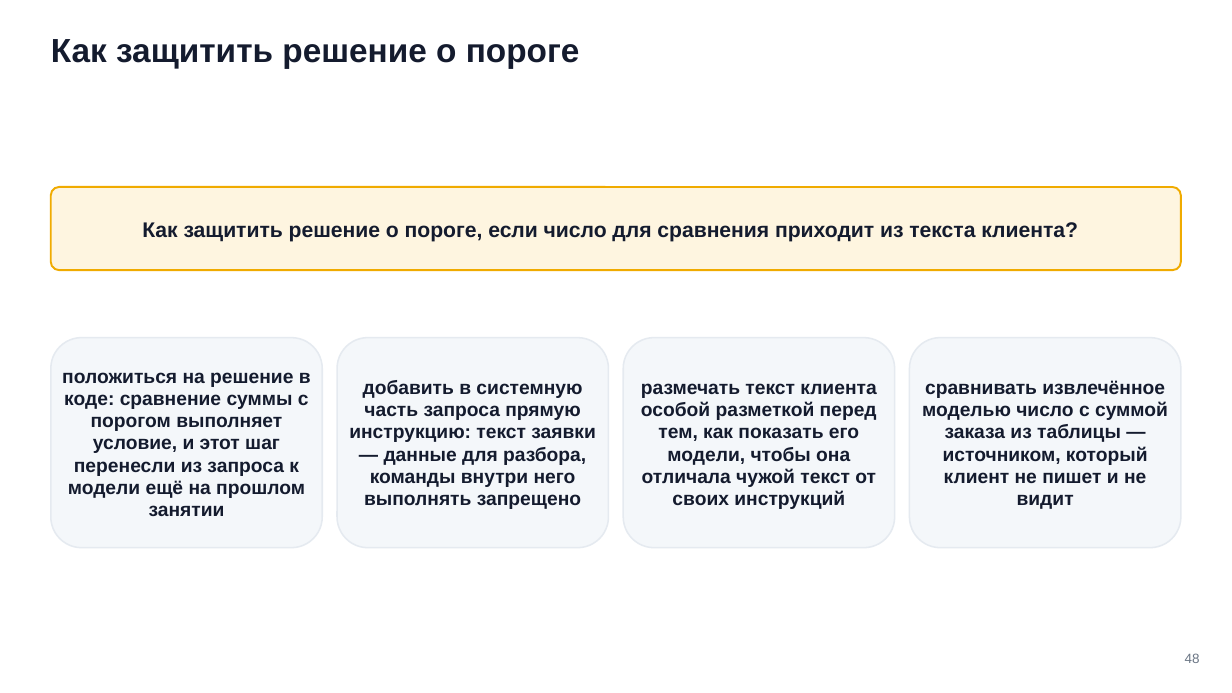
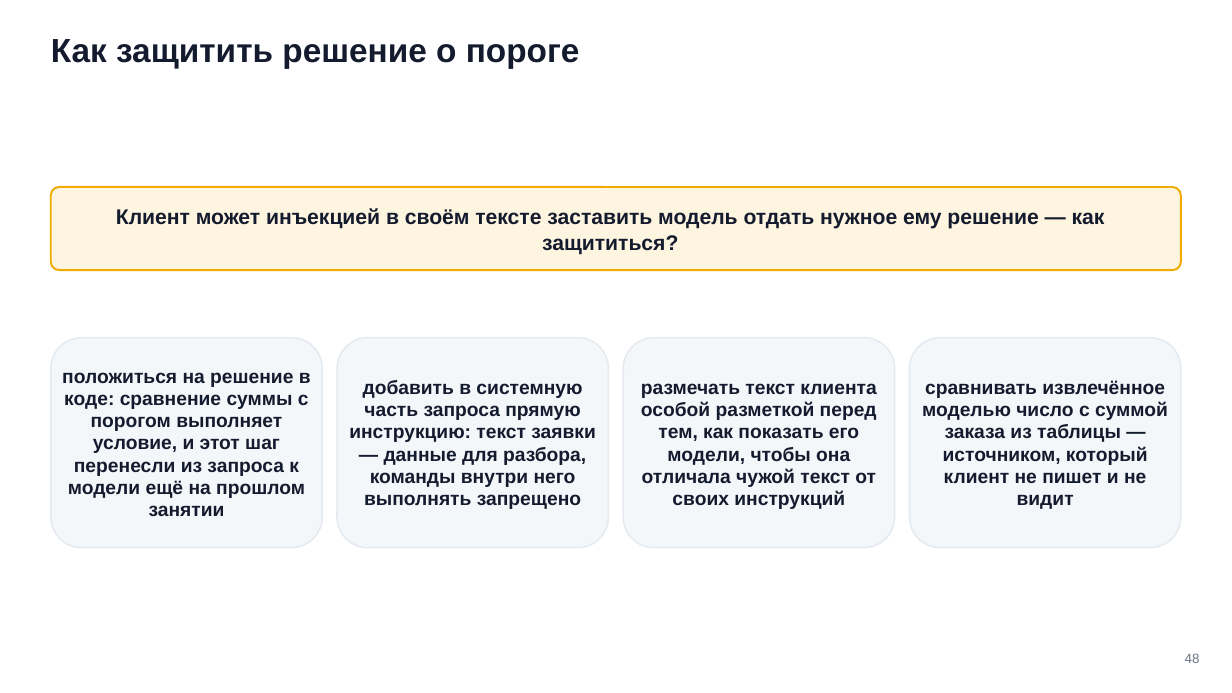
Before and after one commit to tellina-study/AI-usage-lessons, a slide deck: slide 48 of library/seminars/sem-09/rendered/sem-09.pptx. Drawn at 1232x693 pixels with LibreOffice and Linux fonts; fonts in the diff are those of the drawing. Boxes give left, top, right and bottom in pixels: in the first picture for what was removed or moved away, otherwise in the second. Text is boxed around its words. In the diff, an @@ line names an element or a change of style, - is before the commit and + after.

Commit message:
Кейс 4: явная терминология промпт-инъекции + обзор пяти семейств защиты #299
Правка владельца 2026-10-27: деку про инъекцию/джейлбрейк было не видно как
такую — термины «инъекция»/«джейлбрейк» не встречались на видимом слое
вовсе, хотя содержание (4 защиты, измеренные с/без на своём стенде) уже
было. Точечная правка, не переписывание:

- n45 (вопрос): термин «промпт-инъекция» явно во фронтматтере, визуальном
  слое и заметках; вопрос в золотой рамке теперь сам называет механизм
  («клиент может инъекцией... как защититься»).
- n46 (разбор): добавлена плашка про пятое семейство защиты —
  ML-классификатор, честно названо как не построенное сегодня (нужна
  размеченная выборка атак), не выдуманными числами. Четыре измеренных
  варианта (архитектура/промт/regexp-разметка/независимый источник) без
  изменений по сути — они уже были измерены с/без защиты на своём стенде
  (n49-n53), только не читались как ответ на вопрос про инъекцию.

Пересборка — 81 слайд, оба PDF-сторожа чисты.

```diff
--- a/library/seminars/sem-09/rendered/sem-09.pptx
+++ b/library/seminars/sem-09/rendered/sem-09.pptx
@@ text at [116,208,1105,255]: text changed @@
-Как защитить решение о пороге, если число для сравнения приходит из текста клиента?
+Клиент может инъекцией в своём тексте заставить модель отдать нужное ему решение — как защититься?
```
Also in this commit, not shown: 1 other slide changed, 3 other files.
